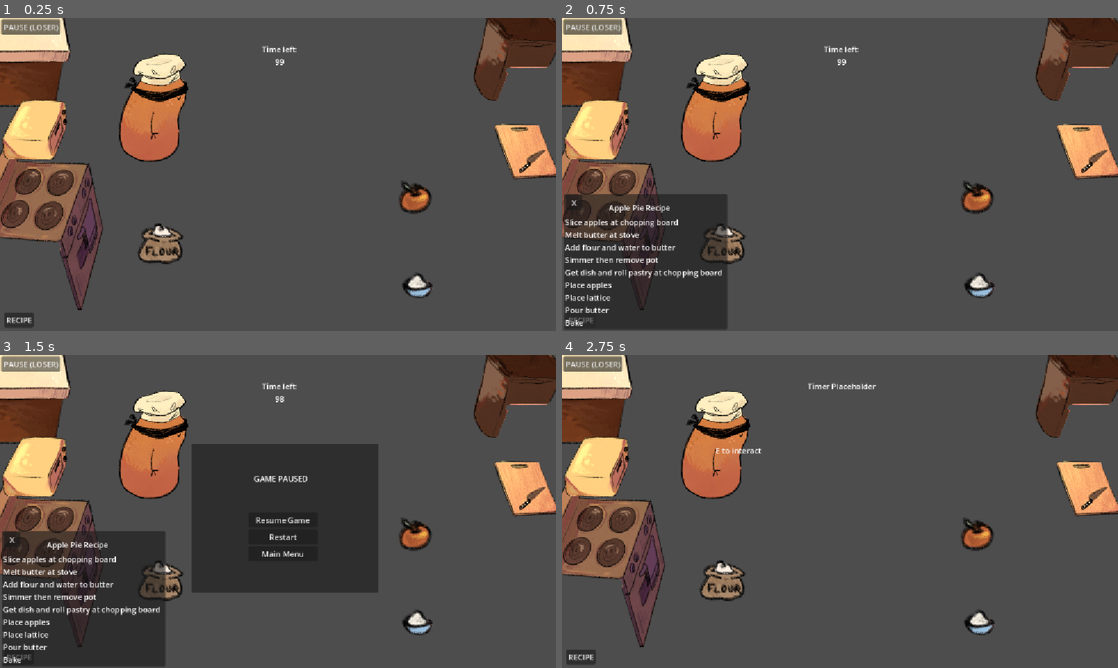
Above: before the commit, frames 1-4 (two rows, left to right).
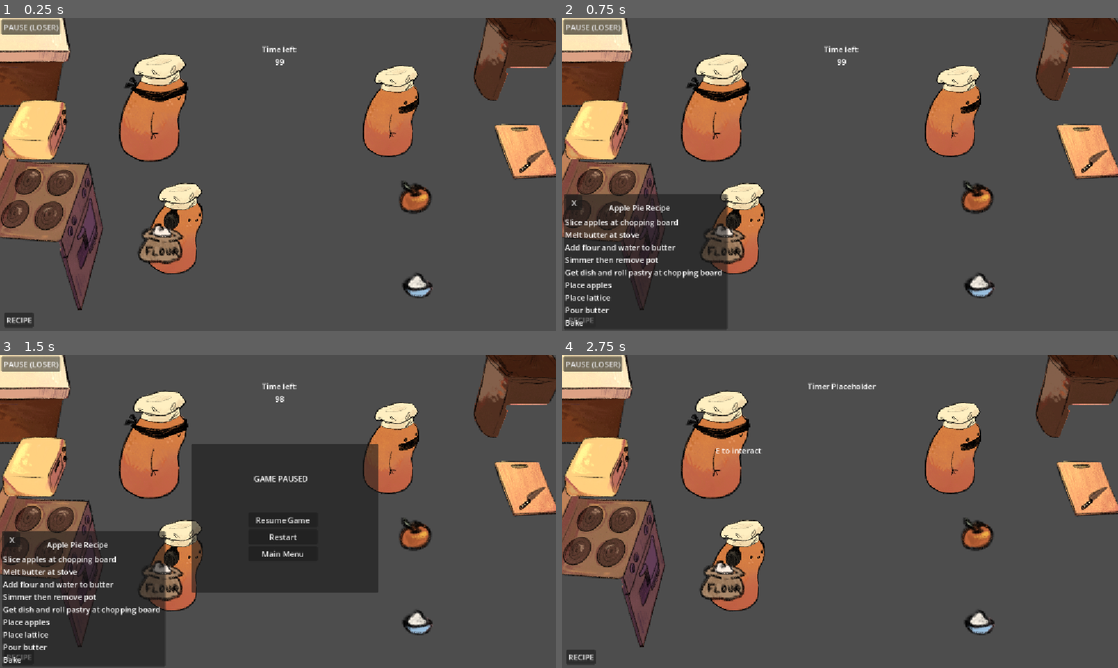
Above: after the commit, the same moments.

Repository: tszyana/SenselessChefs
Game: Godot game, scene res://scenes/kitchen.tscn
The game is run twice, just before and just after one commit, with the same random seed, the same clock (stepped at 60 frames per second) and the same inputs. This scene is started directly instead of the project's main scene. The engine's default icon, where the game draws it, is replaced by a stand-in: a white triangle on a blue panel in a dark square.
Inputs:
- Up to frame 1 (0.25 s): no input
- Up to frame 2 (0.75 s): click "RECIPE" at 0.5 s
- Up to frame 3 (1.5 s): click "PAUSE (LOSER)" at 1.25 s
- Up to frame 4 (2.75 s): click "Restart" at 2 s

The runs differ from the first frame. In frame 1, 3.9% of the frame differs, in the area x 26-76%, y 15-82%; in frame 2, 3.8%; in frame 3, 3.8%; in frame 4, 3.9%.
Error after the commit: Out of bounds get index '1' (on base: 'Dictionary') (res://scripts/game_state.gd:49)

Commit message:
added character assignments

Diff:
--- a/scenes/kitchen.tscn
+++ b/scenes/kitchen.tscn
@@ -50,11 +50,11 @@
 [node name="Players" type="Node2D" parent="." unique_id=1408460873]
 
 [node name="MutePlayer" parent="Players" unique_id=102776357 instance=ExtResource("1_01sk3")]
-visible = false
+unique_name_in_owner = true
 position = Vector2(811, 193)
 
 [node name="DeafPlayer" parent="Players" unique_id=1982512972 instance=ExtResource("2_jtesv")]
-visible = false
+unique_name_in_owner = true
 position = Vector2(363, 436)
 
 [node name="BlindPlayer" parent="Players" unique_id=1426497895 instance=ExtResource("3_c621a")]
--- a/scripts/game_state.gd
+++ b/scripts/game_state.gd
@@ -9,6 +9,7 @@
 var player_states := {}
 var nickname : String
 var player_order := []
+var sprite : CharacterBody2D
 
 func _ready() -> void:
 	print("GameState initialized!")
@@ -42,3 +43,16 @@
 		return nickname
 	else:
 		return ""
+
+func setup_characters(blind : CharacterBody2D, deaf : CharacterBody2D, mute : CharacterBody2D) -> void:
+	var myId := multiplayer.get_unique_id()
+	var myRole : int = player_states[myId]["role"]
+
+	if myRole == Role.BLIND:
+		sprite = blind
+
+	elif myRole == Role.DEAF:
+		sprite = deaf
+
+	elif myRole == Role.MUTE:
+		sprite = mute
--- a/scripts/kitchen.gd
+++ b/scripts/kitchen.gd
@@ -5,10 +5,17 @@
 @onready var timer_popup = $Control/TimerPopup
 @onready var pause_popup = $Control/PausePanel
 @onready var recipe_popup = $Control/RecipePanel
+@onready var deaf = $Players/DeafPlayer
+@onready var mute = $Players/MutePlayer
+@onready var blind = $Players/BlindPlayer
 
 # Called when the node enters the scene tree for the first time.
 func _ready() -> void:
-	pass # Replace with function body.
+	GameState.setup_characters(
+		blind,
+		deaf,
+		mute
+	)
 
 # Called every frame. 'delta' is the elapsed time since the previous frame.
 func _process(_delta) -> void:
--- a/scripts/lobby.gd
+++ b/scripts/lobby.gd
@@ -140,6 +140,5 @@
 	get_tree().change_scene_to_file("res://scenes/kitchen.tscn")
 
 
-
 func _on_back_button_pressed() -> void:
 	get_tree().change_scene_to_file("res://scenes/main_menu.tscn")
--- a/scripts/player_deaf.gd
+++ b/scripts/player_deaf.gd
@@ -3,6 +3,7 @@
 
 func _ready():
 	# $RecipeButton.hide()
+	VoiceChat.sound_enabled = false
 	pass
 
 
--- a/scripts/player_mute.gd
+++ b/scripts/player_mute.gd
@@ -5,6 +5,7 @@
 var state = State.NEUTRAL
 
 func _ready():
+	VoiceChat.mic_enabled = false
 	# $RecipeButton.show()
 	pass
 
--- a/scripts/voice_chat.gd
+++ b/scripts/voice_chat.gd
@@ -12,6 +12,9 @@
 
 var audio_buffer: Array[Vector2] = []
 var voice_buffer: Array[float] = []
+
+var sound_enabled := true
+var mic_enabled := true
 
 
 func setup(microphone_player: AudioStreamPlayer) -> void:
@@ -52,6 +55,8 @@
 	if playback_playback == null:
 		return
 
+	if not sound_enabled:
+		return
 	var available := playback_playback.get_frames_available()
 
 	#if Engine.get_process_frames() % 60 == 0:
@@ -67,6 +72,9 @@
 		available -= 1
 
 func process_microphone() -> void:
+	if not mic_enabled:
+		return
+
 	if capture == null:
 		return
 
